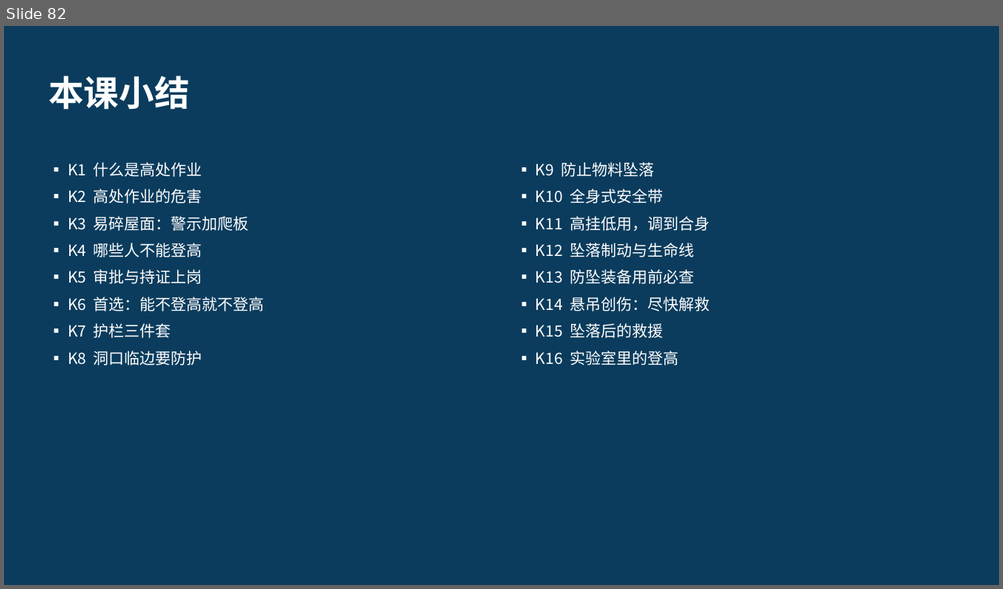
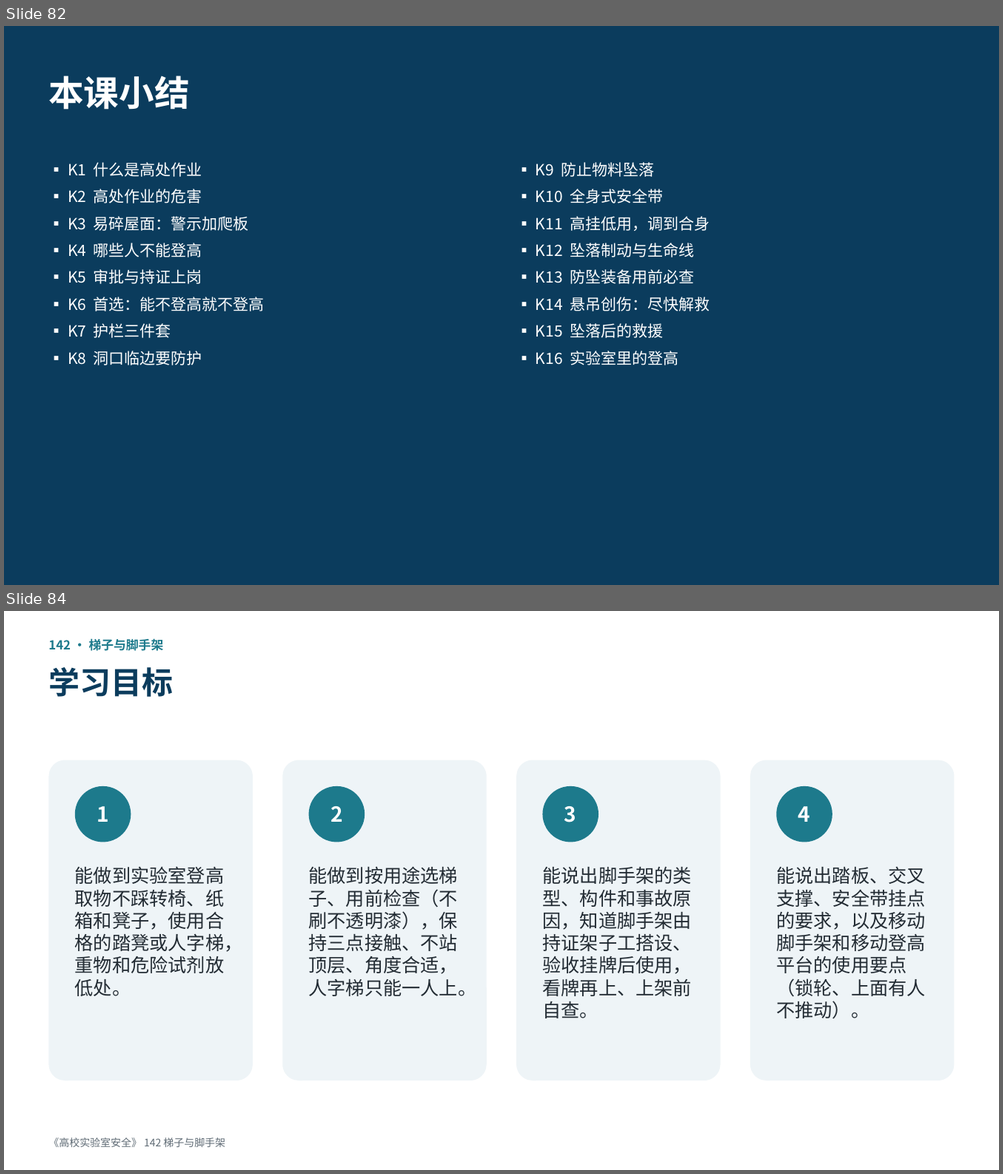
Before and after one commit to hanrongwx-max/videoyoutubo, a slide deck: course/高校实验室安全/课件/第12章_特种作业与工程施工安全.pptx. Shown one above the other, each under a label of ours: slide 82 before the commit, slides 82 and 84 after it; the slides between them are not shown. The pictures are 1003x589 and 1003x1174 pixels, drawn with LibreOffice and Linux fonts; fonts in the diff are those of the drawing. Boxes give left, top, right and bottom in pixels: in the first picture for what was removed or moved away, otherwise in the second. Text is boxed around its words. In the diff, an @@ line names an element or a change of style, - is before the commit and + after.

```diff
--- a/course/高校实验室安全/课件/第12章_特种作业与工程施工安全.pptx
+++ b/course/高校实验室安全/课件/第12章_特种作业与工程施工安全.pptx
@@ slide 84 added at [4, 611, 999, 1170], background #FFFFFF @@
@@ text added at [48, 638, 164, 651], 12 pt, text #1D7A8C, bold @@
+142 · 梯子与脚手架
@@ text added at [48, 667, 173, 697], 30 pt, text #0B3C5D, bold @@
+学习目标
@@ rounded rectangle added at [48, 760, 253, 1081], fill #EEF4F7 @@
@@ rounded rectangle added at [282, 760, 486, 1081], fill #EEF4F7 @@
@@ rounded rectangle added at [517, 760, 720, 1081], fill #EEF4F7 @@
@@ rounded rectangle added at [750, 760, 954, 1081], fill #EEF4F7 @@
@@ ellipse added at [75, 786, 131, 843], fill #1D7A8C, 20 pt, text #FFFFFF, bold @@
+1
@@ ellipse added at [308, 786, 364, 843], fill #1D7A8C, 20 pt, text #FFFFFF, bold @@
+2
@@ ellipse added at [543, 786, 599, 843], fill #1D7A8C, 20 pt, text #FFFFFF, bold @@
+3
@@ ellipse added at [777, 786, 832, 843], fill #1D7A8C, 20 pt, text #FFFFFF, bold @@
+4
@@ text added at [75, 866, 243, 997], 18 pt, text #222B33 @@
+能做到实验室登高取物不踩转椅、纸箱和凳子，使用合格的踏凳或人字梯，重物和危险试剂放低处。
@@ text added at [309, 866, 477, 997], 18 pt, text #222B33 @@
+能做到按用途选梯子、用前检查（不刷不透明漆），保持三点接触、不站顶层、角度合适，人字梯只能一人上。
@@ text added at [542, 867, 691, 1019], 18 pt, text #222B33 @@
+能说出脚手架的类型、构件和事故原因，知道脚手架由持证架子工搭设、验收挂牌后使用，看牌再上、上架前自查。
@@ text added at [776, 867, 925, 1019], 18 pt, text #222B33 @@
+能说出踏板、交叉支撑、安全带挂点的要求，以及移动脚手架和移动登高平台的使用要点（锁轮、上面有人不推动）。
@@ text added at [48, 1138, 225, 1147], 10 pt, text #5F6B75 @@
+《高校实验室安全》 142 梯子与脚手架
```
Also in this commit, not shown: 23 other slides added, 2 other files.
